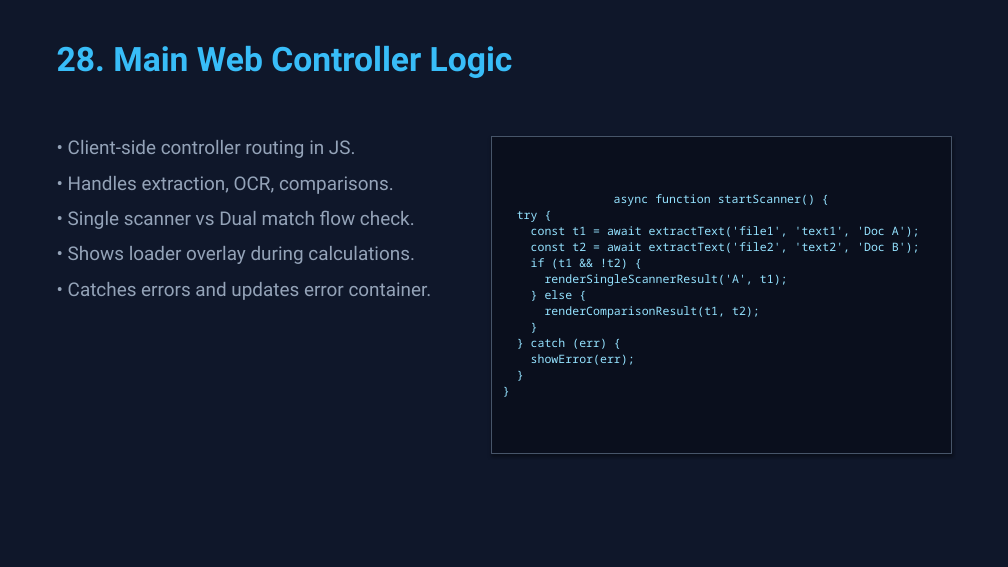
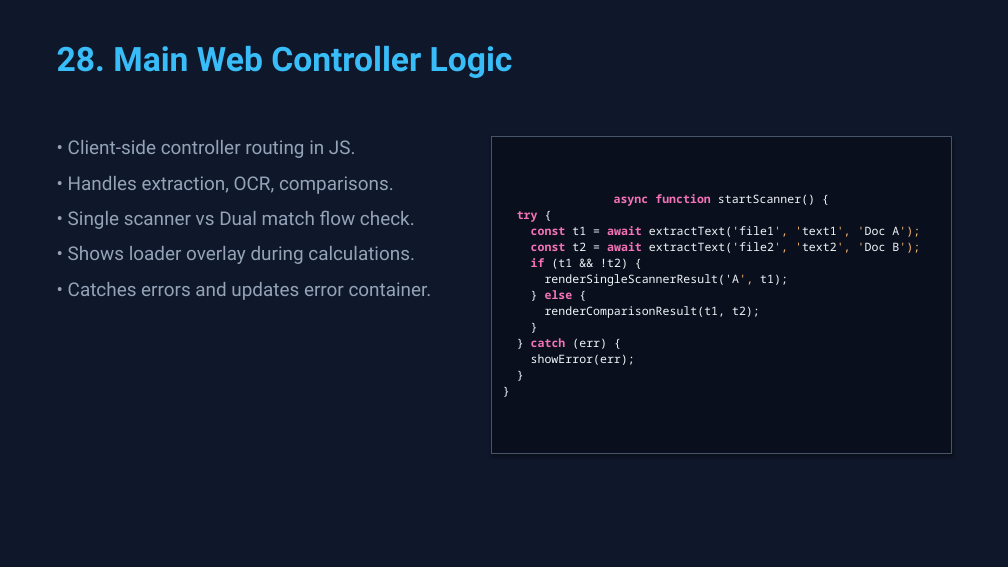
Before and after one commit to Jaydeep131/DocumentSimilarityDetector, a slide deck: slide 29 of AI_Document_OCR_Scanner_Similarity_Detector_PBL.pptx. Drawn at 1008x567 pixels with LibreOffice and Linux fonts; fonts in the diff are those of the drawing. Boxes give left, top, right and bottom in pixels: in the first picture for what was removed or moved away, otherwise in the second. Text is boxed around its words. In the diff, an @@ line names an element or a change of style, - is before the commit and + after.

```diff
--- a/AI_Document_OCR_Scanner_Similarity_Detector_PBL.pptx
+++ b/AI_Document_OCR_Scanner_Similarity_Detector_PBL.pptx
@@ rectangle "async function startScanner() {" at (492,136,951,454): text colour #94E2FF to #F472B6, bold on in "async function", "try", "const await", "const await" and 3 more places; text colour #94E2FF to #F1F5F9 in "startScanner() {", "{", "t1 = extractText('file1', 'text1', 'Doc A');", "t2 = extractText('file2', 'text2', 'Doc B');" and 9 more places; text colour #94E2FF to #FDBA74 in "extractText('file1', 'text1', 'Doc A');", "extractText('file2', 'text2', 'Doc B');", "renderSingleScannerResult('A'," @@
```
Also in this commit, not shown: 4 other slides changed, 2 other files.
